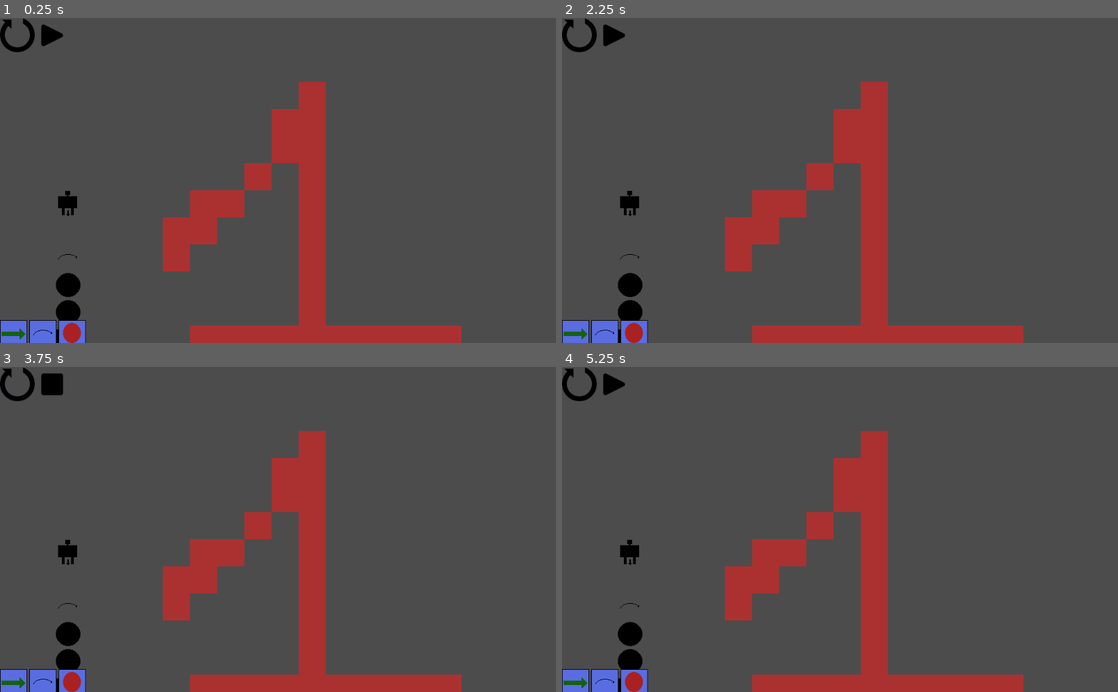
Above: before the commit, frames 1-4 (two rows, left to right).
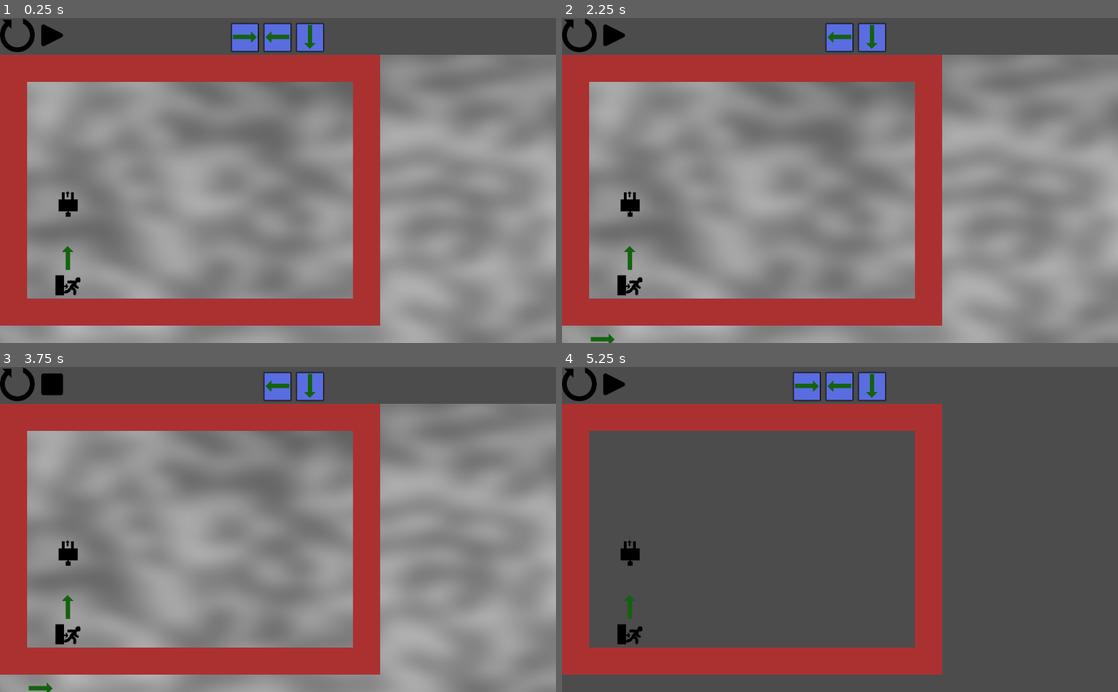
Above: after the commit, the same moments.

Repository: Gorglomux/MazeEscape
Game: Godot game, scene res://Main.tscn
The game is run twice, just before and just after one commit, with the same random seed, the same clock (stepped at 60 frames per second) and the same inputs.
Inputs (mouse positions are in pixels of both pictures, inside the frame that each line leads up to):
- Up to frame 1 (0.25 s): no input
- Up to frame 2 (2.25 s): click (573, 333) at 0.52 s; click (806, 37) at 1.27 s; click (606, 333) at 2.02 s
- Up to frame 3 (3.75 s): click (72, 682) at 2.77 s; click (50, 383) at 3.5 s
- Up to frame 4 (5.25 s): click (612, 383) at 4.25 s; click (578, 383) at 5 s

The runs differ from the first frame. In frame 1, 89% of the frame differs, in the area x 0-100%, y 1-100%; in frame 2, 89%; in frame 3, 89%; in frame 4, 29%.

Commit message:
Plein de trucs

Diff:
--- a/MazeEscape/BoardContainer.gd
+++ b/MazeEscape/BoardContainer.gd
@@ -67,6 +67,7 @@
 
 	if	map.get_cellv(check_tile(next_position, 0,0)) == TILE_TYPE.EXIT:
 			emit_signal("won")
+
 	match map.get_cellv(next_tile):
 		TILE_TYPE.ARROW_LEFT:
 			if(!player.fly > 0):
@@ -95,16 +96,25 @@
 					player.d = DIRECTION.BAS
 			player.fly = 0
 		TILE_TYPE.WARP:
-			#on utilise [] + car sinon le tableau est passé par référence
-			var temp_warp = [] + warp_tiles
-			for cell in temp_warp:
-				print(cell)
-			temp_warp.remove(temp_warp.find(next_tile))
-			var warp_position = map.map_to_world(temp_warp[0])
-			player.next_position = Vector2(warp_position.x + OFFSET_X, warp_position.y + OFFSET_Y)
+			if(!player.fly > 0):
+				#on utilise [] + car sinon le tableau est passé par référence
+				var temp_warp = [] + warp_tiles
+				for cell in temp_warp:
+					print(cell)
+				temp_warp.remove(temp_warp.find(next_tile))
+				var warp_position = map.map_to_world(temp_warp[0])
+				player.next_position = Vector2(warp_position.x + OFFSET_X, warp_position.y + OFFSET_Y)
 		TILE_TYPE.JUMP:
 			player.fly = 2
 
+func put_tile(pos, action):
+	var coords = Vector2(map.world_to_map(pos).x, map.world_to_map(pos).y -1)
+	#si il n'y a rien a l'emplacement du curseur
+	if map.get_cellv(coords) == -1:
+		map.set_cellv(coords,action)
+		return true
+	else :
+		return false
 
 func check_tile (initial_position, x,y):
 	var normal = Vector2(x,y)
--- /dev/null
+++ b/MazeEscape/Container.gd
@@ -0,0 +1,20 @@
+extends MarginContainer
+signal container_clicked
+
+
+func _ready():
+	pass # Replace with function body.
+
+# Called every frame. 'delta' is the elapsed time since the previous frame.
+#func _process(delta):
+#	pass
+
+
+func _on_Button_pressed():
+	emit_signal("container_clicked",self,get_active_sprite())
+
+func get_active_sprite():
+	for i in get_children():
+		if i is Sprite:
+			if i.visible:
+				return i
--- /dev/null
+++ b/MazeEscape/Container.tscn
@@ -0,0 +1,57 @@
+[gd_scene load_steps=9 format=2]
+
+[ext_resource path="res://Container.gd" type="Script" id=1]
+[ext_resource path="res://buttonBG.png" type="Texture" id=2]
+[ext_resource path="res://arrow_left.png" type="Texture" id=3]
+[ext_resource path="res://arrow_right.png" type="Texture" id=4]
+[ext_resource path="res://arrow_up.png" type="Texture" id=5]
+[ext_resource path="res://arrow_down.png" type="Texture" id=6]
+[ext_resource path="res://teleporteur.png" type="Texture" id=7]
+[ext_resource path="res://jump.png" type="Texture" id=8]
+
+[node name="Container" type="MarginContainer"]
+margin_right = 50.0
+margin_bottom = 52.0
+script = ExtResource( 1 )
+
+[node name="Button" type="Button" parent="."]
+margin_right = 50.0
+margin_bottom = 52.0
+toggle_mode = true
+
+[node name="NinePatchRect" type="NinePatchRect" parent="."]
+margin_right = 50.0
+margin_bottom = 52.0
+rect_min_size = Vector2( 50, 50 )
+texture = ExtResource( 2 )
+
+[node name="Arrow_left" type="Sprite" parent="."]
+visible = false
+position = Vector2( 25, 25 )
+texture = ExtResource( 3 )
+
+[node name="Arrow_right" type="Sprite" parent="."]
+visible = false
+position = Vector2( 25, 25 )
+texture = ExtResource( 4 )
+
+[node name="Arrow_up" type="Sprite" parent="."]
+visible = false
+position = Vector2( 25, 25 )
+texture = ExtResource( 5 )
+
+[node name="Arrow_down" type="Sprite" parent="."]
+visible = false
+position = Vector2( 25, 25 )
+texture = ExtResource( 6 )
+
+[node name="Warp" type="Sprite" parent="."]
+visible = false
+position = Vector2( 25, 25 )
+texture = ExtResource( 7 )
+
+[node name="Jump" type="Sprite" parent="."]
+visible = false
+position = Vector2( 25, 25 )
+texture = ExtResource( 8 )
+[connection signal="pressed" from="Button" to="." method="_on_Button_pressed"]
--- /dev/null
+++ b/MazeEscape/Levels/Level_1.gd
@@ -0,0 +1,17 @@
+extends TileMap
+
+
+enum ACTION { ARROW_LEFT, ARROW_RIGHT, ARROW_UP, ARROW_DOWN, WARP, JUMP}
+enum DIRECTION{HAUT,BAS,GAUCHE,DROITE}
+
+export(Array, ACTION) var actions
+export(DIRECTION) var starting_direction
+
+
+
+func _ready():
+	pass # Replace with function body.
+
+# Called every frame. 'delta' is the elapsed time since the previous frame.
+#func _process(delta):
+#	pass
--- a/MazeEscape/Levels/Level_1.tscn
+++ b/MazeEscape/Levels/Level_1.tscn
@@ -1,9 +1,12 @@
-[gd_scene load_steps=2 format=2]
+[gd_scene load_steps=3 format=2]
 
 [ext_resource path="res://Tileset.tres" type="TileSet" id=1]
+[ext_resource path="res://Levels/Level_1.gd" type="Script" id=2]
 
 [node name="Level_1" type="TileMap"]
 tile_set = ExtResource( 1 )
 cell_size = Vector2( 50, 50 )
 format = 1
-tile_data = PoolIntArray( 65547, 3, 0, 131082, 3, 0, 131083, 3, 0, 196618, 3, 0, 196619, 3, 0, 262153, 3, 0, 262155, 3, 0, 327682, 536870914, 0, 327687, 3, 0, 327688, 3, 0, 327691, 3, 0, 393222, 3, 0, 393223, 3, 0, 393227, 3, 0, 458754, 7, 0, 458758, 3, 0, 458763, 3, 0, 524290, 1, 0, 524299, 3, 0, 589826, 1, 0, 589835, 3, 0, 655362, 5, 0, 655367, 3, 0, 655368, 3, 0, 655369, 3, 0, 655370, 3, 0, 655371, 3, 0, 655372, 3, 0, 655373, 3, 0, 655374, 3, 0, 655375, 3, 0, 655376, 3, 0 )
+tile_data = PoolIntArray( 0, 3, 0, 1, 3, 0, 2, 3, 0, 3, 3, 0, 4, 3, 0, 5, 3, 0, 6, 3, 0, 7, 3, 0, 8, 3, 0, 9, 3, 0, 10, 3, 0, 11, 3, 0, 12, 3, 0, 13, 3, 0, 65536, 3, 0, 65549, 3, 0, 131072, 3, 0, 131085, 3, 0, 196608, 3, 0, 196621, 3, 0, 262144, 3, 0, 262157, 3, 0, 327680, 3, 0, 327682, 536870914, 0, 327693, 3, 0, 393216, 3, 0, 393229, 3, 0, 458752, 3, 0, 458754, 10, 0, 458765, 3, 0, 524288, 3, 0, 524290, 5, 0, 524301, 3, 0, 589824, 3, 0, 589825, 3, 0, 589826, 3, 0, 589827, 3, 0, 589828, 3, 0, 589829, 3, 0, 589830, 3, 0, 589831, 3, 0, 589832, 3, 0, 589833, 3, 0, 589834, 3, 0, 589835, 3, 0, 589836, 3, 0, 589837, 3, 0 )
+script = ExtResource( 2 )
+actions = [ 1, 0, 3 ]
--- /dev/null
+++ b/MazeEscape/Levels/Level_2.gd
@@ -0,0 +1,16 @@
+extends TileMap
+
+
+enum ACTION { ARROW_LEFT, ARROW_RIGHT, ARROW_UP, ARROW_DOWN, WARP, JUMP}
+enum DIRECTION{HAUT,BAS,GAUCHE,DROITE}
+export(Array, ACTION) var actions
+
+export(DIRECTION) var starting_direction
+
+
+func _ready():
+	pass # Replace with function body.
+
+# Called every frame. 'delta' is the elapsed time since the previous frame.
+#func _process(delta):
+#	pass
--- a/MazeEscape/Levels/Level_2.tscn
+++ b/MazeEscape/Levels/Level_2.tscn
@@ -1,9 +1,13 @@
-[gd_scene load_steps=2 format=2]
+[gd_scene load_steps=3 format=2]
 
 [ext_resource path="res://Tileset.tres" type="TileSet" id=1]
+[ext_resource path="res://Levels/Level_2.gd" type="Script" id=2]
 
 [node name="Level_2" type="TileMap"]
 tile_set = ExtResource( 1 )
 cell_size = Vector2( 50, 50 )
 format = 1
 tile_data = PoolIntArray( 65543, 3, 0, 65544, 3, 0, 65545, 3, 0, 65546, 3, 0, 131078, 3, 0, 131079, 3, 0, 131082, 3, 0, …(471 unchanged characters)…
+script = ExtResource( 2 )
+actions = [ 1, 4, 1 ]
+starting_direction = 1
--- /dev/null
+++ b/MazeEscape/Levels/Level_3.gd
@@ -0,0 +1,16 @@
+extends TileMap
+
+
+enum ACTION { ARROW_LEFT, ARROW_RIGHT, ARROW_UP, ARROW_DOWN, WARP, JUMP}
+enum DIRECTION{HAUT,BAS,GAUCHE,DROITE}
+export(Array, ACTION) var actions
+
+export(DIRECTION) var starting_direction
+
+
+func _ready():
+	pass # Replace with function body.
+
+# Called every frame. 'delta' is the elapsed time since the previous frame.
+#func _process(delta):
+#	pass
--- a/MazeEscape/Levels/Level_3.tscn
+++ b/MazeEscape/Levels/Level_3.tscn
@@ -1,9 +1,12 @@
-[gd_scene load_steps=2 format=2]
+[gd_scene load_steps=3 format=2]
 
 [ext_resource path="res://Tileset.tres" type="TileSet" id=1]
+[ext_resource path="res://Levels/Level_3.gd" type="Script" id=2]
 
 [node name="Level_3" type="TileMap"]
 tile_set = ExtResource( 1 )
 cell_size = Vector2( 50, 50 )
 format = 1
 tile_data = PoolIntArray( 65545, 3, 0, 65546, 3, 0, 65547, 3, 0, 65548, 3, 0, 131080, 3, 0, 131084, 3, 0, 196619, 3, 0, …(261 unchanged characters)…
+script = ExtResource( 2 )
+actions = [ 0, 2, 3 ]
--- a/MazeEscape/Main.gd
+++ b/MazeEscape/Main.gd
@@ -1,11 +1,21 @@
 extends Node2D
 
-#Liste des actions du joueur
-enum ACTION_TYPE { SAUT, FLECHE, WARP }
 
 #Liste des types de tiles
 enum TILE_TYPE { GRAVAT, TROU, PLAYER, WALL, WARP,EXIT, ARROW, JUMP, ARROW_RIGHT,
  ARROW_LEFT, ARROW_UP, ARROW_DOWN}
+
+#Liste des actions du joueur
+enum ACTION { ARROW_LEFT, ARROW_RIGHT, ARROW_UP, ARROW_DOWN, WARP, JUMP}
+
+var object_links = {
+	"Arrow_left": ACTION.ARROW_LEFT,
+	"Arrow_right": ACTION.ARROW_RIGHT,
+	"Arrow_up": ACTION.ARROW_UP,
+	"Arrow_down": ACTION.ARROW_DOWN,
+	"Warp": ACTION.WARP,
+	"Jump": ACTION.JUMP
+}
 
 #Scène contenant le joueur
 var player_resource = preload("res://Player.tscn")
@@ -30,25 +40,22 @@
 
 var LEVELS_LOCATION = "res://Levels"
 
+var cursor_sprite
 
+var action_name
+var last_container
 func _ready():
-	player_actions = $VBoxContainer/MarginContainer/PlayerActions
-	menu = $VBoxContainer/MenuContainer/Menu
+	player_actions = $VBoxContainer/HBoxContainer/ActionsContainer/PlayerActions
+	menu = $VBoxContainer/HBoxContainer/MenuContainer/Menu
 	board_container = $VBoxContainer/BoardContainer
 
 	generation_niveau()
-
-
-	board_container.load_map(board)
-	player = board_container.player
 
 	menu.connect("play",self,"start_game")
 	menu.connect("stop",self,"stop_game")
 	menu.connect("restart",self,"restart_game")
 
-	player_actions.connect("arrow",self,"arrow_input")
-	player_actions.connect("jump",self,"jump_input")
-	player_actions.connect("warp",self,"warp_input")
+	player_actions.connect("input_sent",self,"process_inputs")
 
 	board_container.connect("won", self, "on_win")
 	player.connect("death",self,"stop_game")
@@ -56,17 +63,10 @@
 
 
 func _process(delta):
-
-	match current_action :
-		ACTION_TYPE.SAUT:
-			#change le curseur
-			pass
-		ACTION_TYPE.FLECHE:
-			#change le curseur
-			pass
-		ACTION_TYPE.WARP:
-			#change le curseur
-			pass
+	if cursor_sprite != null:
+		cursor_sprite.show()
+		cursor_sprite.position.x = get_local_mouse_position().x
+		cursor_sprite.position.y = get_local_mouse_position().y
 
 func start_game():
 	x_dep = player.position.x
@@ -76,27 +76,33 @@
 func stop_game():
 	player.position.x = x_dep
 	player.position.y = y_dep
+	player.d = board.starting_direction
+	player.init_rotation()
 	menu.reset()
 	player.enMarche  = false
 
 func restart_game():
-	get_tree().reload_current_scene()
+	levelEnCours -=1
+	menu.reset()
+	player_actions.reset()
+	board_container.reset()
+	generation_niveau()
 
-func arrow_input():
-	current_action = ACTION_TYPE.FLECHE
+func process_inputs(container, sprite):
+	last_container = container
+	action_name = object_links[sprite.get_name()]
+	if cursor_sprite != null:
+		cursor_sprite.queue_free()
+	cursor_sprite = sprite.duplicate()
+	cursor_sprite.set_texture(sprite.texture)
+	add_child(cursor_sprite)
 
-func jump_input():
-	current_action = ACTION_TYPE.SAUT
-
-func warp_input():
-	current_action = ACTION_TYPE.WARP
 
 func on_win():
 	menu.reset()
+	player_actions.reset()
 	board_container.reset()
 	generation_niveau()
-	board_container.load_map(board)
-	player = board_container.player
 
 func generation_niveau():
 	var level
@@ -107,8 +113,18 @@
 
 	# On charge un niveau aléatoirement
 	level = load(LEVELS_LOCATION +"/"+ list_levels[levelEnCours]).instance()
+	player_actions.load_containers(level.actions)
+
+
 	levelEnCours += 1
 	board = level
+
+	board_container.load_map(board)
+	player = board_container.player
+
+	player.d = level.starting_direction
+	player.init_rotation()
+
 	$VBoxContainer/BoardContainer.add_child(level)
 
 
@@ -133,3 +149,31 @@
 			files.append(file)
 	dir.list_dir_end()
 	return files
+
+
+func _on_BoardContainer_gui_input(event):
+		if event is InputEventMouseButton:
+			if event.button_index == BUTTON_LEFT && event.pressed:
+				var mouse_pos = get_local_mouse_position()
+
+				if action_name != null :
+					var action
+					match action_name:
+						ACTION.ARROW_LEFT:
+							action = TILE_TYPE.ARROW_LEFT
+						ACTION.ARROW_RIGHT:
+							action = TILE_TYPE.ARROW_RIGHT
+						ACTION.ARROW_UP:
+							action = TILE_TYPE.ARROW_UP
+						ACTION.ARROW_DOWN:
+							action = TILE_TYPE.ARROW_DOWN
+						ACTION.WARP:
+							action = TILE_TYPE.WARP
+						ACTION.JUMP:
+							action = TILE_TYPE.JUMP
+					var success = $VBoxContainer/BoardContainer.put_tile(mouse_pos, action)
+					if success:
+						last_container.hide()
+						cursor_sprite.queue_free()
+						cursor_sprite = null
+						action_name = null
--- a/MazeEscape/Main.tscn
+++ b/MazeEscape/Main.tscn
@@ -1,42 +1,63 @@
-[gd_scene load_steps=5 format=2]
+[gd_scene load_steps=7 format=2]
 
 [ext_resource path="res://Main.gd" type="Script" id=1]
 [ext_resource path="res://Menu.tscn" type="PackedScene" id=2]
-[ext_resource path="res://BoardContainer.gd" type="Script" id=3]
-[ext_resource path="res://PlayerActions.tscn" type="PackedScene" id=4]
+[ext_resource path="res://PlayerActions.tscn" type="PackedScene" id=3]
+[ext_resource path="res://BoardContainer.gd" type="Script" id=4]
+
+[sub_resource type="OpenSimplexNoise" id=1]
+seed = 4
+octaves = 6
+period = 37.8
+persistence = 0.87
+lacunarity = 0.3
+
+[sub_resource type="NoiseTexture" id=2]
+noise = SubResource( 1 )
 
 [node name="Main" type="Node2D"]
 script = ExtResource( 1 )
 
 [node name="VBoxContainer" type="VBoxContainer" parent="."]
-margin_right = 1024.0
-margin_bottom = 600.0
+margin_right = 1026.0
+margin_bottom = 608.0
 rect_min_size = Vector2( 0, 600 )
 
-[node name="MenuContainer" type="VBoxContainer" parent="VBoxContainer"]
-editor/display_folded = true
-margin_right = 1024.0
+[node name="HBoxContainer" type="HBoxContainer" parent="VBoxContainer"]
+margin_right = 1026.0
 margin_bottom = 64.0
-rect_min_size = Vector2( 10, 64 )
 
-[node name="Menu" parent="VBoxContainer/MenuContainer" instance=ExtResource( 2 )]
-margin_right = 1024.0
+[node name="MenuContainer" type="VBoxContainer" parent="VBoxContainer/HBoxContainer"]
+margin_right = 120.0
+margin_bottom = 64.0
+rect_min_size = Vector2( 120, 64 )
+rect_clip_content = true
+
+[node name="Menu" parent="VBoxContainer/HBoxContainer/MenuContainer" instance=ExtResource( 2 )]
+margin_right = 120.0
+
+[node name="ActionsContainer" type="HBoxContainer" parent="VBoxContainer/HBoxContainer"]
+margin_left = 124.0
+margin_right = 282.0
+margin_bottom = 64.0
+rect_min_size = Vector2( 158, 50 )
+
+[node name="PlayerActions" parent="VBoxContainer/HBoxContainer/ActionsContainer" instance=ExtResource( 3 )]
+anchor_right = 0.0
+anchor_bottom = 0.0
+margin_right = 0.0
+margin_bottom = 64.0
 
 [node name="BoardContainer" type="VBoxContainer" parent="VBoxContainer"]
 margin_top = 68.0
-margin_right = 1024.0
-margin_bottom = 554.0
+margin_right = 1026.0
+margin_bottom = 668.0
 rect_min_size = Vector2( 0, 486 )
-script = ExtResource( 3 )
+script = ExtResource( 4 )
 
-[node name="MarginContainer" type="HBoxContainer" parent="VBoxContainer"]
-margin_top = 558.0
-margin_right = 1024.0
-margin_bottom = 608.0
-rect_min_size = Vector2( 158, 50 )
-
-[node name="PlayerActions" parent="VBoxContainer/MarginContainer" instance=ExtResource( 4 )]
-anchor_right = 0.0
-anchor_bottom = 0.0
-margin_right = 0.0
-margin_bottom = 50.0
+[node name="NinePatchRect" type="NinePatchRect" parent="VBoxContainer/BoardContainer"]
+margin_right = 1026.0
+margin_bottom = 600.0
+rect_min_size = Vector2( 0, 600 )
+texture = SubResource( 2 )
+[connection signal="gui_input" from="VBoxContainer/BoardContainer" to="." method="_on_BoardContainer_gui_input"]
--- a/MazeEscape/Player.gd
+++ b/MazeEscape/Player.gd
@@ -11,7 +11,7 @@
 var death = false
 func _ready():
 	timer = 0
-	d = DIRECTION.BAS
+	init_rotation()
 
 func _physics_process(delta):
 	if(enMarche):
@@ -44,3 +44,14 @@
 			if(death):
 				death=false
 				emit_signal("death")
+
+func init_rotation():
+	match(d):
+		DIRECTION.HAUT:
+			global_rotation_degrees = 180
+		DIRECTION.BAS:
+			global_rotation_degrees = 0
+		DIRECTION.GAUCHE:
+			global_rotation_degrees = 90
+		DIRECTION.DROITE:
+			global_rotation_degrees = 270
--- a/MazeEscape/PlayerActions.gd
+++ b/MazeEscape/PlayerActions.gd
@@ -1,19 +1,42 @@
 extends Control
 
-signal arrow
-signal jump
-signal warp
+signal input_sent
+enum ACTIONS { ARROW_LEFT, ARROW_RIGHT, ARROW_UP, ARROW_DOWN, WARP, JUMP}
 
+var container_resource = preload("res://Container.tscn")
 
-func _on_Arrow_pressed():
-	print("Arrow pressed")
-	emit_signal("arrow")
+var containers = []
 
+func _ready():
+	pass
 
-func _on_Jump_pressed():
-	print("Jump pressed")
-	emit_signal("jump")
-
-func _on_Teleporteur_pressed():
-	print("Teleporteur pressed")
-	emit_signal("warp")
+func load_containers(types):
+	var i = 0
+	for type in types:
+		print("ah")
+		var container = container_resource.instance()
+		match type:
+			ACTIONS.ARROW_LEFT:
+				container.get_node("Arrow_left").show()
+			ACTIONS.ARROW_RIGHT:
+				container.get_node("Arrow_right").show()
+			ACTIONS.ARROW_UP:
+				container.get_node("Arrow_up").show()
+			ACTIONS.ARROW_DOWN:
+				container.get_node("Arrow_down").show()
+			ACTIONS.WARP:
+				container.get_node("Warp").show()
+			ACTIONS.JUMP:
+				container.get_node("Jump").show()
+		container.rect_position.x = OS.window_size.x/2 - (types.size() * 60)/2 + 60 * i - 120
+		container.rect_position.y = 10
+		i += 1
+		container.connect("container_clicked",self,"on_container_clicked")
+		add_child(container)
+		containers.append(container)
+func reset():
+	for element in containers:
+		element.queue_free()
+	containers = []
+func on_container_clicked(container, sprite):
+	emit_signal("input_sent", container, sprite)
--- a/MazeEscape/PlayerActions.tscn
+++ b/MazeEscape/PlayerActions.tscn
@@ -1,10 +1,6 @@
-[gd_scene load_steps=6 format=2]
+[gd_scene load_steps=2 format=2]
 
 [ext_resource path="res://PlayerActions.gd" type="Script" id=1]
-[ext_resource path="res://buttonBG.png" type="Texture" id=2]
-[ext_resource path="res://arrow.png" type="Texture" id=3]
-[ext_resource path="res://jump.png" type="Texture" id=4]
-[ext_resource path="res://teleporteur.png" type="Texture" id=5]
 
 [node name="Control" type="Control"]
 anchor_right = 1.0
@@ -18,54 +14,3 @@
 margin_bottom = 50.0
 rect_min_size = Vector2( 10, 10 )
 columns = 5
-
-[node name="ArrowContainer" type="MarginContainer" parent="Icons"]
-margin_right = 50.0
-margin_bottom = 50.0
-
-[node name="NinePatchRect" type="NinePatchRect" parent="Icons/ArrowContainer"]
-margin_right = 50.0
-margin_bottom = 50.0
-rect_min_size = Vector2( 50, 50 )
-texture = ExtResource( 2 )
-
-[node name="Arrow" type="TextureButton" parent="Icons/ArrowContainer"]
-margin_right = 50.0
-margin_bottom = 50.0
-toggle_mode = true
-texture_normal = ExtResource( 3 )
-
-[node name="JumpContainer" type="MarginContainer" parent="Icons"]
-margin_left = 54.0
-margin_right = 104.0
-margin_bottom = 50.0
-
-[node name="NinePatchRect" type="NinePatchRect" parent="Icons/JumpContainer"]
-margin_right = 50.0
-margin_bottom = 50.0
-rect_min_size = Vector2( 50, 50 )
-texture = ExtResource( 2 )
-
-[node name="Jump" type="TextureButton" parent="Icons/JumpContainer"]
-margin_right = 50.0
-margin_bottom = 50.0
-texture_normal = ExtResource( 4 )
-
-[node name="TeleporteurContainer" type="MarginContainer" parent="Icons"]
-margin_left = 108.0
-margin_right = 158.0
-margin_bottom = 50.0
-
-[node name="NinePatchRect" type="NinePatchRect" parent="Icons/TeleporteurContainer"]
-margin_right = 50.0
-margin_bottom = 50.0
-rect_min_size = Vector2( 50, 50 )
-texture = ExtResource( 2 )
-
-[node name="Teleporteur" type="TextureButton" parent="Icons/TeleporteurContainer"]
-margin_right = 50.0
-margin_bottom = 50.0
-texture_normal = ExtResource( 5 )
-[connection signal="pressed" from="Icons/ArrowContainer/Arrow" to="." method="_on_Arrow_pressed"]
-[connection signal="pressed" from="Icons/JumpContainer/Jump" to="." method="_on_Jump_pressed"]
-[connection signal="pressed" from="Icons/TeleporteurContainer/Teleporteur" to="." method="_on_Teleporteur_pressed"]
Binary file changed: MazeEscape/teleporteur.aseprite
Binary file changed: MazeEscape/teleporteur.png
